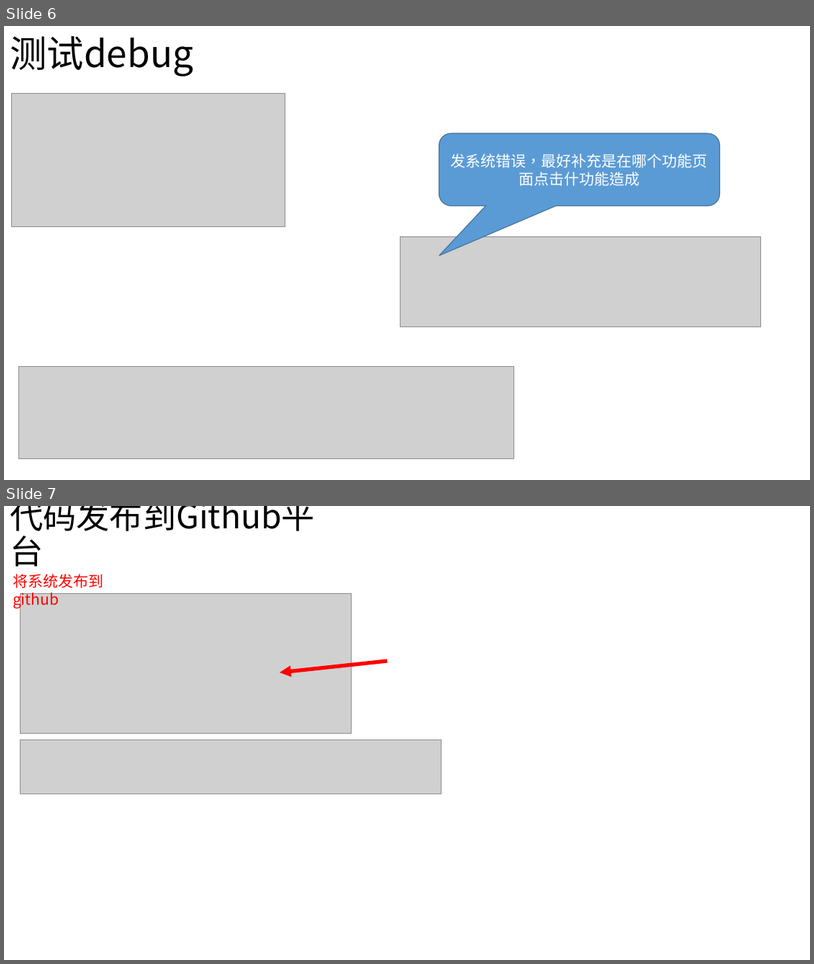
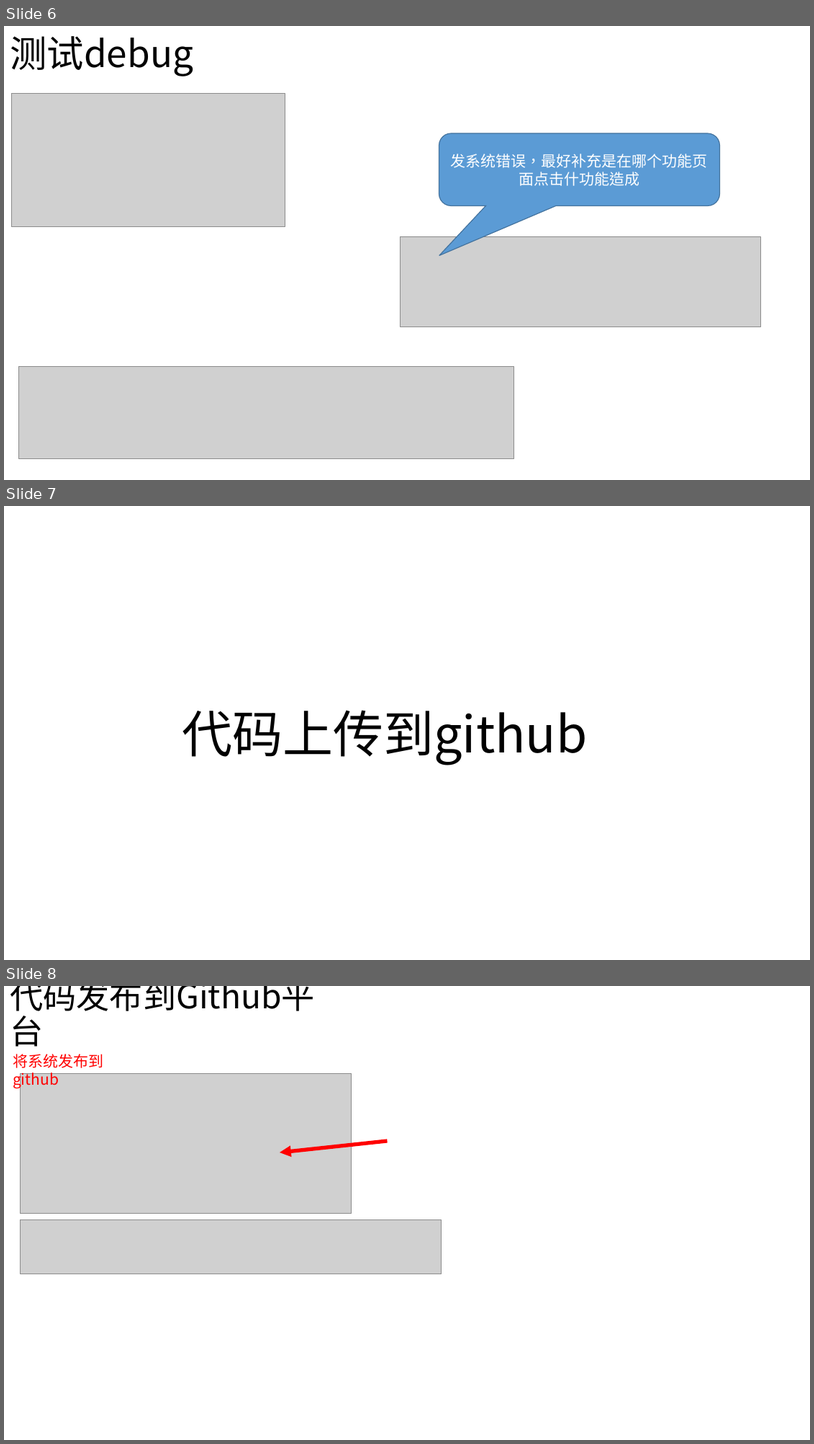
Before and after one commit to a0956610123/mytolist, a slide deck: doc/操作手册.pptx. Shown one above the other, each under a label of ours: slides 6 and 7 before the commit, slides 6, 7 and 8 after it. The pictures are 814x964 and 814x1444 pixels, drawn with LibreOffice and Linux fonts; fonts in the diff are those of the drawing; grey boxes stand for pictures. Boxes give left, top, right and bottom in pixels: in the first picture for what was removed or moved away, otherwise in the second. Text is boxed around its words. In the diff, an @@ line names an element or a change of style, - is before the commit and + after.

```diff
--- a/doc/操作手册.pptx
+++ b/doc/操作手册.pptx
@@ slide 7 added at [4, 506, 810, 960], background #FFFFFF @@
@@ title added at [182, 710, 587, 765], 60 pt, text #000000 @@
+代码上传到github
@@ what was slide 7 is now slide 8 @@
```
Also in this commit, not shown: 5 slides changed, 6 other slides added, 13 slides removed.
